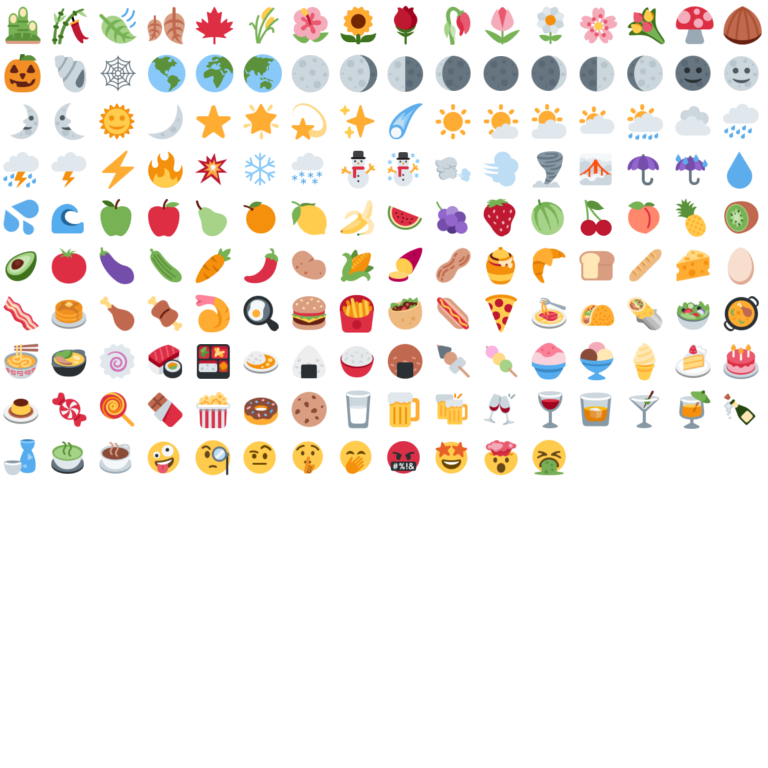
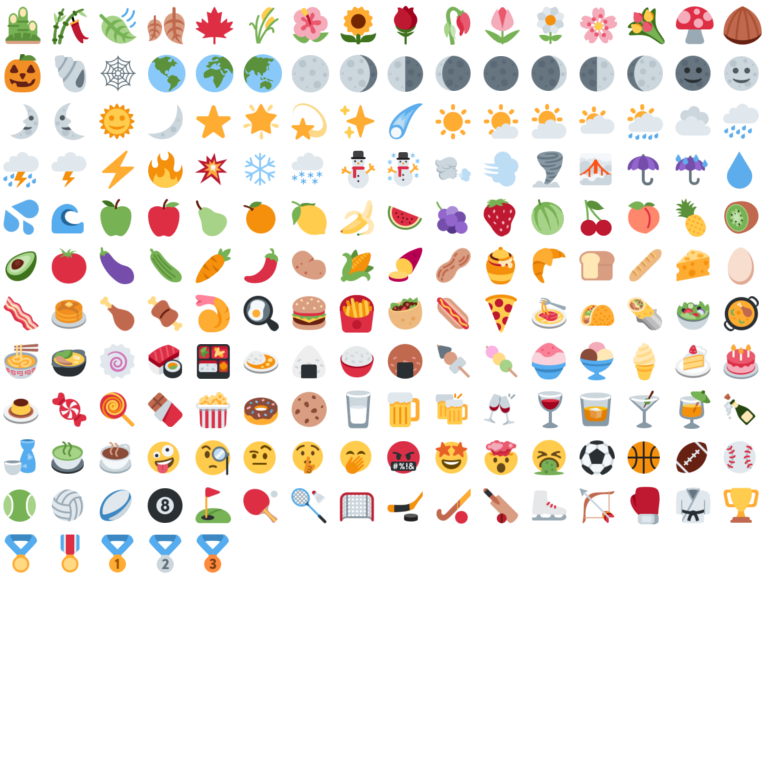
Before/after of a (768, 768) layered artwork. What changed in the layer stack:
added layer ":3rd_place_medal:" above ":2nd_place_medal:" over [196, 534, 230, 573]
added layer ":2nd_place_medal:" above ":1st_place_medal:" over [148, 534, 182, 573]
added layer ":1st_place_medal:" above ":medal_military:" over [101, 534, 134, 573]
added layer ":medal_sports:" above ":trophy:" over [4, 534, 38, 573]
added layer ":trophy:" above ":martial_arts_uniform:" over [723, 487, 759, 523]
added layer ":martial_arts_uniform:" above ":boxing_glove:" over [675, 487, 711, 524]
added layer ":boxing_glove:" above ":bow_and_arrow:" over [630, 486, 660, 525]
added layer ":bow_and_arrow:" above ":ice_skate:" over [579, 488, 615, 524]
added layer ":ice_skate:" above ":cricket:" over [531, 490, 567, 521]
added layer ":cricket:" above ":field_hockey:" over [483, 487, 519, 524]
added layer ":field_hockey:" above ":ice_hockey:" over [436, 488, 471, 524]
added layer ":ice_hockey:" above ":goal_net:" over [387, 490, 423, 522]
added layer ":goal_net:" above ":badminton:" over [339, 491, 375, 522]
added layer ":badminton:" above ":ping_pong:" over [291, 488, 327, 524]
added layer ":ping_pong:" above ":golf:" over [243, 488, 278, 523]
added layer ":golf:" above ":8ball:" over [195, 487, 232, 524]
added layer ":8ball:" above ":rugby_football:" over [147, 488, 183, 523]
added layer ":rugby_football:" above ":volleyball:" over [99, 489, 132, 522]
added layer ":volleyball:" above ":tennis:" over [51, 489, 84, 522]
added layer ":tennis:" above ":baseball:" over [3, 489, 36, 522]
added layer ":baseball:" above ":football:" over [723, 441, 756, 474]
added layer ":football:" above ":basketball:" over [675, 441, 708, 474]
added layer ":basketball:" above ":soccer:" over [627, 441, 660, 474]
added layer ":soccer:" above ":face_vomiting:" over [579, 440, 615, 476]
…and 1 more changes (1 added)
